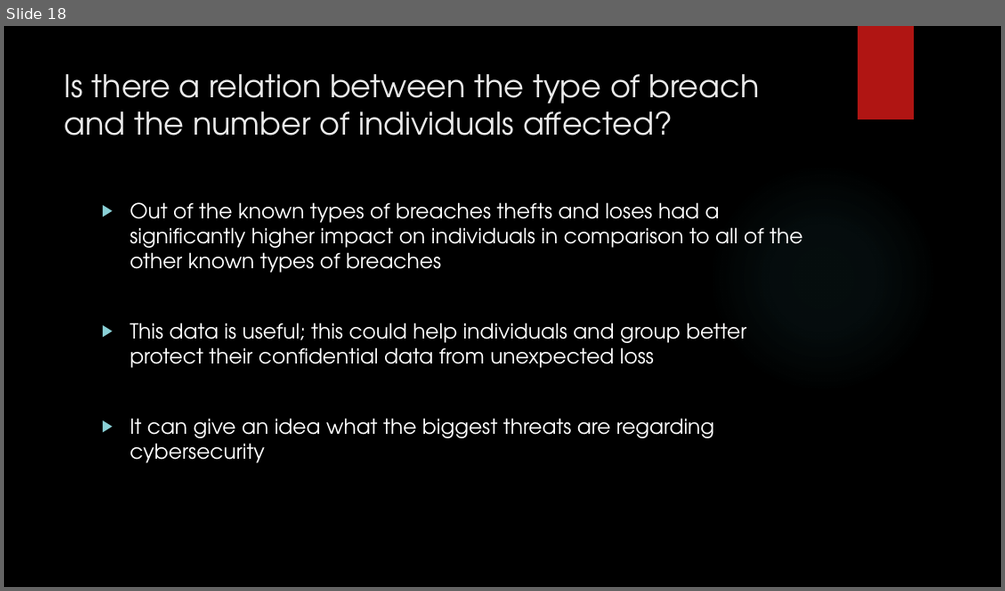
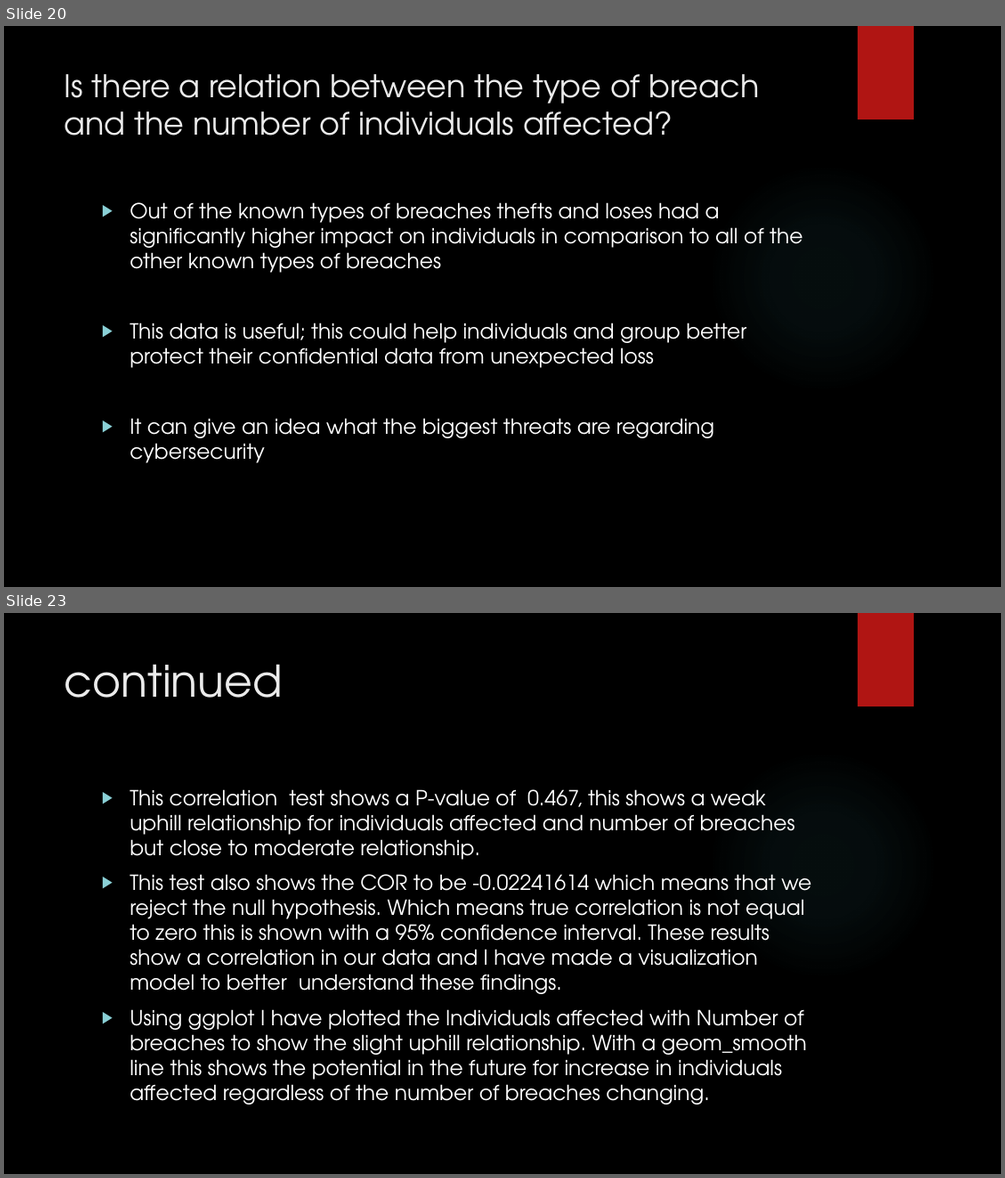
Before and after one commit to bigjohn80000/CIS435-Project, a slide deck: Final presentation_CIS435.pptx. Shown one above the other, each under a label of ours: slide 18 before the commit, slides 20 and 23 after it; the slides between them are not shown. The pictures are 1005x591 and 1005x1178 pixels, drawn with LibreOffice and Linux fonts; fonts in the diff are those of the drawing; background and template pictures are left out. Boxes give left, top, right and bottom in pixels: in the first picture for what was removed or moved away, otherwise in the second. Text is boxed around its words. In the diff, an @@ line names an element or a change of style, - is before the commit and + after.

```diff
--- a/Final presentation_CIS435.pptx
+++ b/Final presentation_CIS435.pptx
@@ slide 23 added at (4,613,1001,1174), background picture (left out); not listed: 2 template elements that a slide beside it also shows @@
@@ title added at (65,664,283,698), 42 pt, text #EBEBEB @@
+continued
@@ text added at (129,789,811,1104), 20 pt, text #FFFFFF @@
+▶ This correlation test shows a P-value of 0.467, this shows a weak uphill relationship for individuals affected and number of breaches but close to moderate relationship.
+▶ This test also shows the COR to be -0.02241614 which means that we reject the null hypothesis. Which means true correlation is not equal to zero this is shown with a 95% confidence interval. These results show a correlation in our data and I have made a visualization model to better understand these findings.
+▶ Using ggplot I have plotted the Individuals affected with Number of breaches to show the slight uphill relationship. With a geom_smooth line this shows the potential in the future for increase in individuals affected regardless of the number of breaches changing.
@@ what was slide 18 is now slide 20 @@
```
Also in this commit, not shown: 4 slides changed, 6 other slides added.
